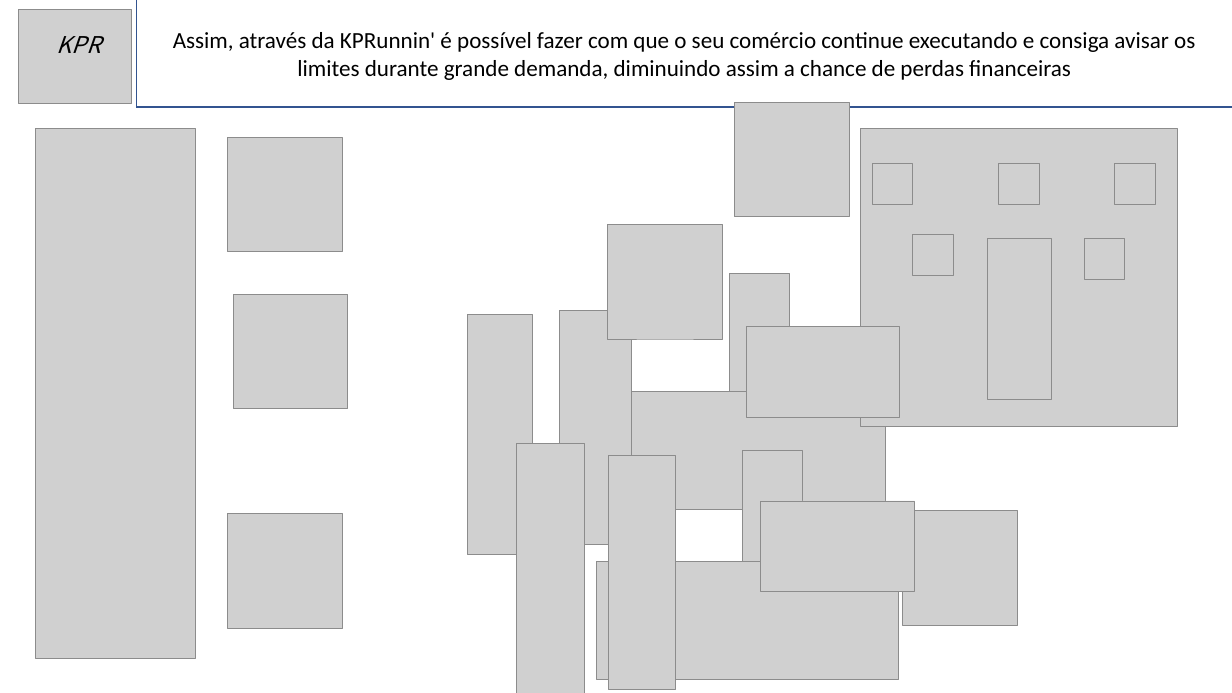
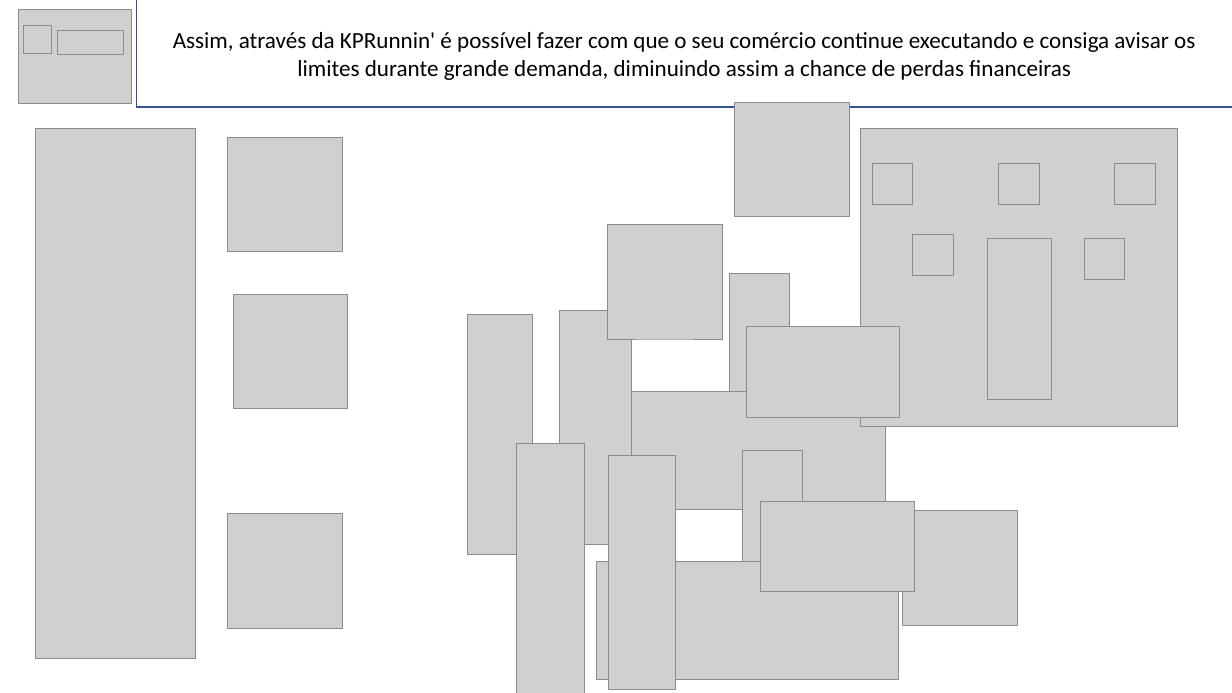
Before and after one commit to BandTec/primelloteirs, a slide deck: slide 8 of Documentacao/StoryBoard_KPRunnin'.pptx. Drawn at 1232x693 pixels with LibreOffice and Linux fonts; fonts in the diff are those of the drawing; grey boxes stand for pictures. Boxes give left, top, right and bottom in pixels: in the first picture for what was removed or moved away, otherwise in the second. Text is boxed around its words. In the diff, an @@ line names an element or a change of style, - is before the commit and + after.

```diff
--- a/Documentacao/StoryBoard_KPRunnin'.pptx
+++ b/Documentacao/StoryBoard_KPRunnin'.pptx
@@ picture added at <box>24,25,52,53</box> @@
@@ text removed at <box>57,36,101,53</box> @@
-KPR
@@ picture added at <box>57,30,124,55</box> @@
```
Also in this commit, not shown: 7 other slides changed.
